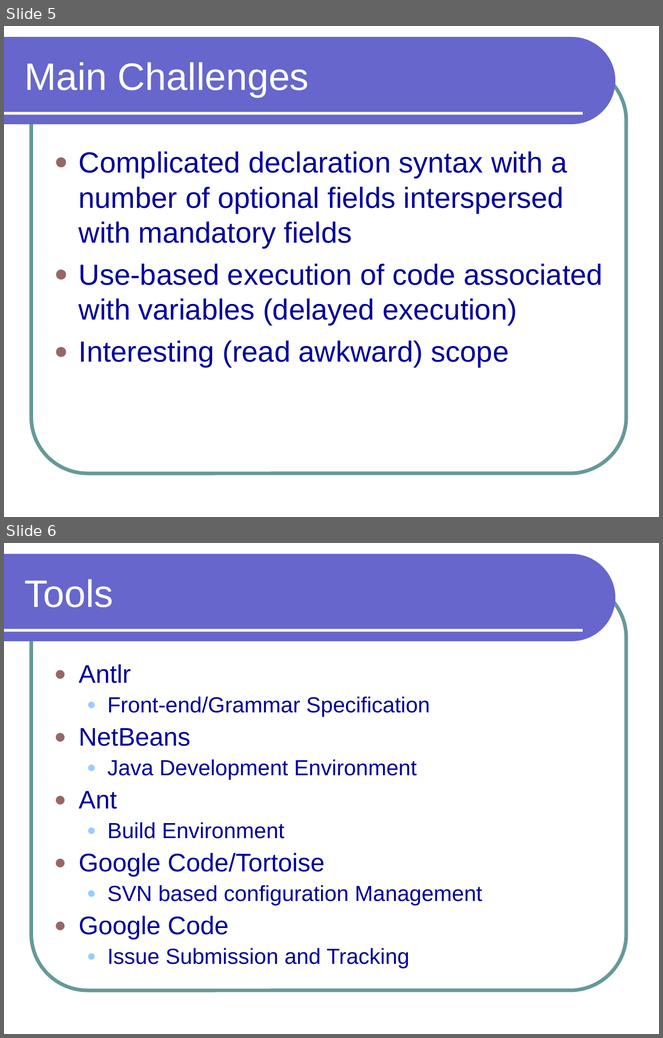
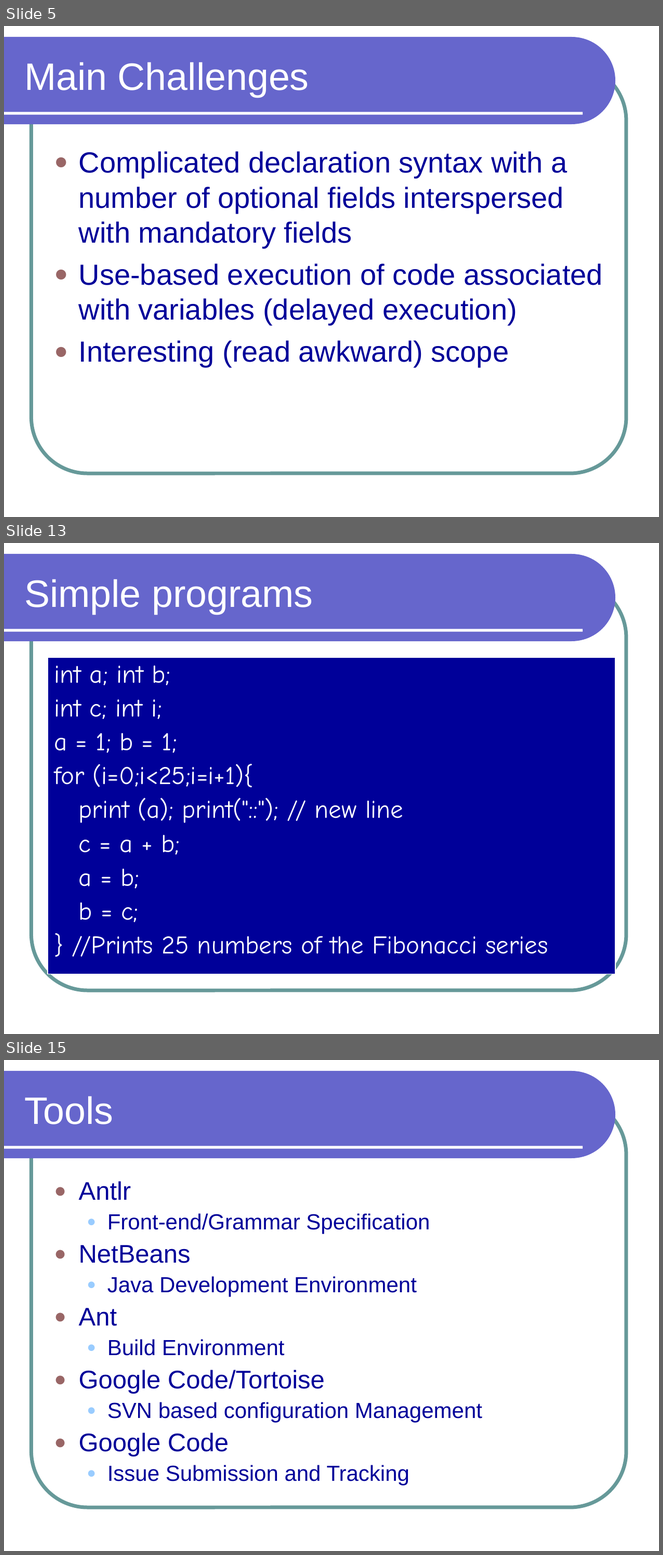
Before and after one commit to preethinarayan/plt-bdpl, a slide deck: bdpl/doc/Presentation/BDPL.ppt. Shown one above the other, each under a label of ours: slides 5 and 6 before the commit, slides 5, 13 and 15 after it; the slides between them are not shown. The pictures are 663x1038 and 663x1555 pixels, drawn with LibreOffice and Linux fonts; fonts in the diff are those of the drawing. Boxes give left, top, right and bottom in pixels: in the first picture for what was removed or moved away, otherwise in the second. Text is boxed around its words. In the diff, an @@ line names an element or a change of style, - is before the commit and + after.

```diff
--- a/bdpl/doc/Presentation/BDPL.ppt
+++ b/bdpl/doc/Presentation/BDPL.ppt
@@ slide 13 added at (x1=4, y1=543, x2=659, y2=1034), background #FFFFFF; not listed: 3 template elements that a slide beside it also shows @@
@@ title added at (x1=24, y1=579, x2=313, y2=614), 42 pt, text #FFFFFF @@
+Simple programs
@@ text added at (x1=48, y1=657, x2=616, y2=974), fill #000099, outline #FFFFFF 0.74 pt, 28 pt, text #FFFFFF @@
+int a; int b;
+int c; int i;
+a = 1; b = 1;
+for (i=0;i<25;i=i+1){
+print (a); print("::"); // new line
+c = a + b;
+a = b;
+b = c;
+} //Prints 25 numbers of the Fibonacci series
@@ what was slide 6 is now slide 15 @@
```
Also in this commit, not shown: 8 other slides added.
